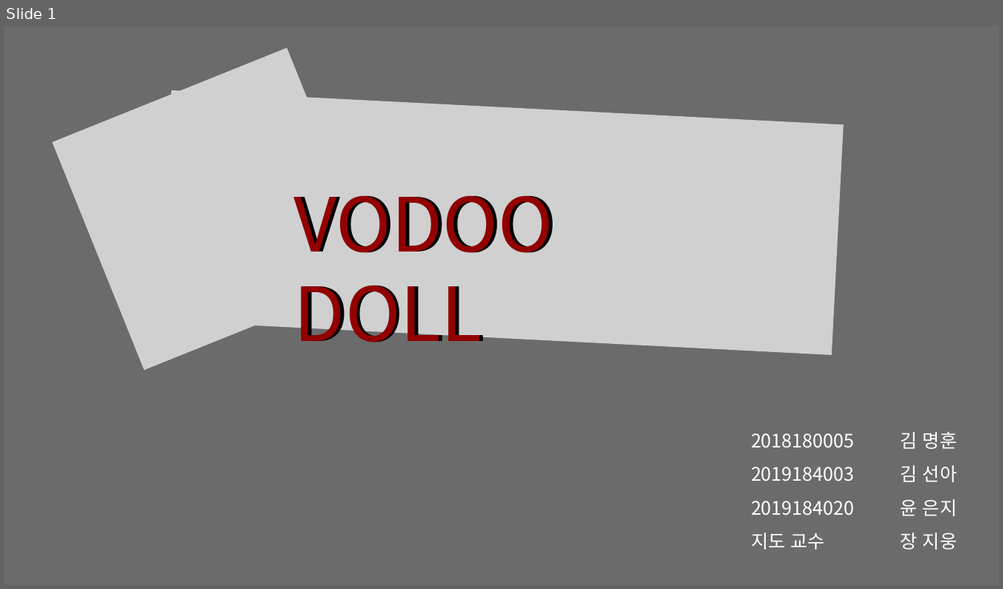
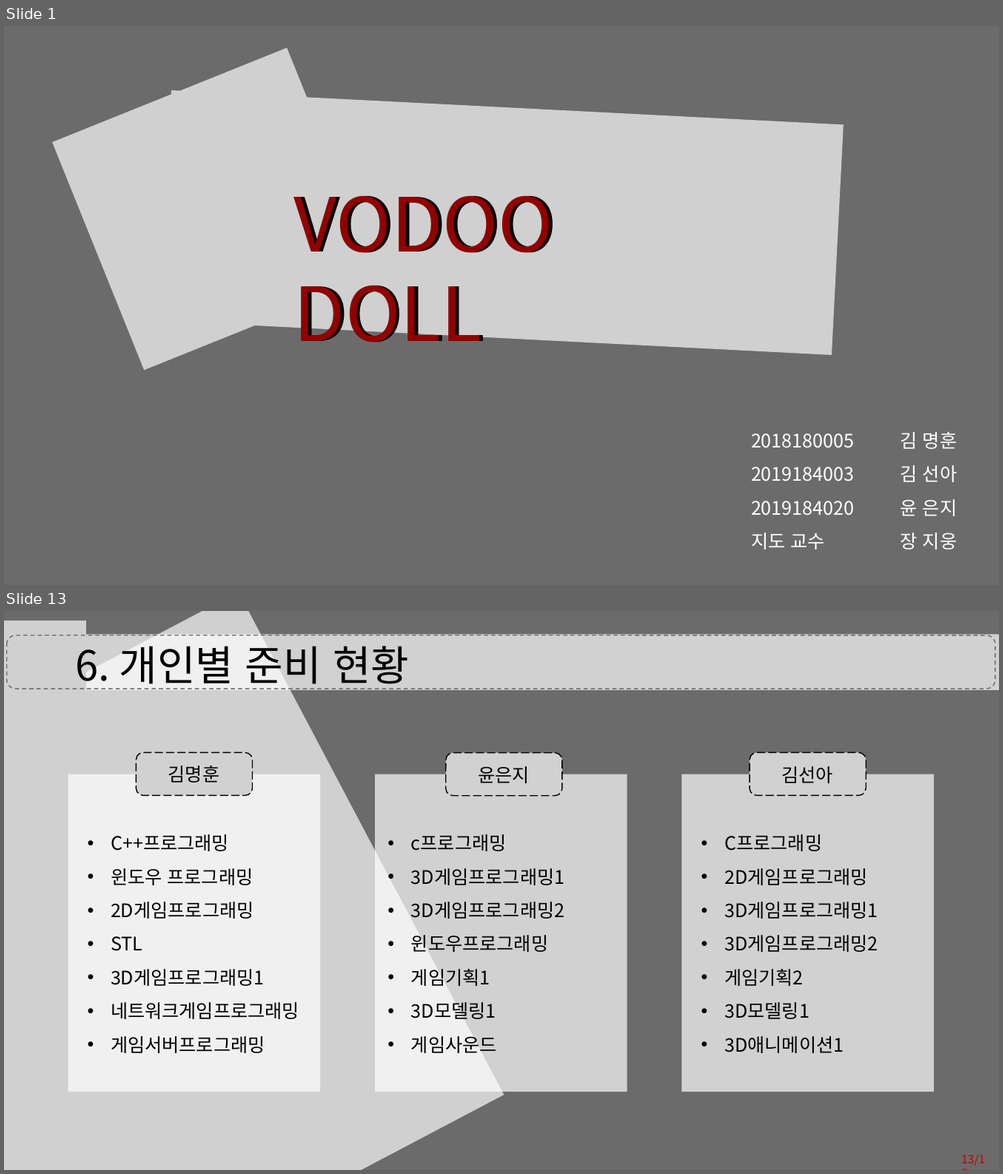
Before and after one commit to eunjiyun/Graduation_Work, a slide deck: Game_Design/Vodoo_Doll.pptx. Shown one above the other, each under a label of ours: slide 1 before the commit, slides 1 and 13 after it; the slides between them are not shown. The pictures are 1003x589 and 1003x1174 pixels, drawn with LibreOffice and Linux fonts; fonts in the diff are those of the drawing; grey boxes stand for pictures. Boxes give left, top, right and bottom in pixels: in the first picture for what was removed or moved away, otherwise in the second. Text is boxed around its words. In the diff, an @@ line names an element or a change of style, - is before the commit and + after.

Commit message:
Edit Game Design
맵 추가.
개인별 준비 현황 페이지 추가.
페이지 번호 수정 및 목차 수정.
기술적 요소 페이지 수정

```diff
--- a/Game_Design/Vodoo_Doll.pptx
+++ b/Game_Design/Vodoo_Doll.pptx
@@ slide 13 added at box(4, 611, 999, 1170), background #595959 at 89% opacity @@
@@ picture added at box(4, 611, 504, 1170) @@
@@ picture added at box(4, 621, 87, 718) @@
@@ rectangle added at box(4, 634, 999, 690), fill #FFFFFF at 69% opacity @@
@@ rounded rectangle added at box(7, 635, 996, 689), outline #6B6B6B 1 pt dashed @@
@@ text added at box(76, 646, 409, 692), 40 pt, text #000000 @@
+6. 개인별 준비 현황
@@ rounded rectangle added at box(136, 753, 253, 795), fill #D1D1D1, outline #000000 1 pt dashed @@
@@ text added at box(168, 766, 220, 783), 18 pt, text #000000 @@
+김명훈
@@ rounded rectangle added at box(446, 753, 562, 795), fill #D1D1D1, outline #000000 1 pt dashed @@
@@ rounded rectangle added at box(749, 753, 866, 795), fill #D1D1D1, outline #000000 1 pt dashed @@
@@ rectangle added at box(68, 775, 320, 1092), fill #FFFFFF at 69% opacity @@
@@ rectangle added at box(375, 775, 627, 1092), fill #FFFFFF at 69% opacity @@
@@ text added at box(478, 766, 529, 783), 18 pt, text #000000 @@
+윤은지
@@ rectangle added at box(681, 775, 933, 1092), fill #FFFFFF at 69% opacity @@
@@ text added at box(781, 766, 833, 783), 18 pt, text #000000 @@
+김선아
@@ text added at box(111, 834, 299, 1054), 18 pt, text #000000 @@
+• C++프로그래밍
+• 윈도우 프로그래밍
+• 2D게임프로그래밍
+• STL
+• 3D게임프로그래밍1
+• 네트워크게임프로그래밍
+• 게임서버프로그래밍
@@ text added at box(411, 834, 565, 1054), 18 pt, text #000000 @@
+• c프로그래밍
+• 3D게임프로그래밍1
+• 3D게임프로그래밍2
+• 윈도우프로그래밍
+• 게임기획1
+• 3D모델링1
+• 게임사운드
@@ text added at box(724, 834, 878, 1054), 18 pt, text #000000 @@
+• C프로그래밍
+• 2D게임프로그래밍
+• 3D게임프로그래밍1
+• 3D게임프로그래밍2
+• 게임기획2
+• 3D모델링1
+• 3D애니메이션1
@@ text added at box(961, 1155, 984, 1166), 11 pt, text #C00000 @@
+13/15
```
Also in this commit, not shown: 13 slides changed.
